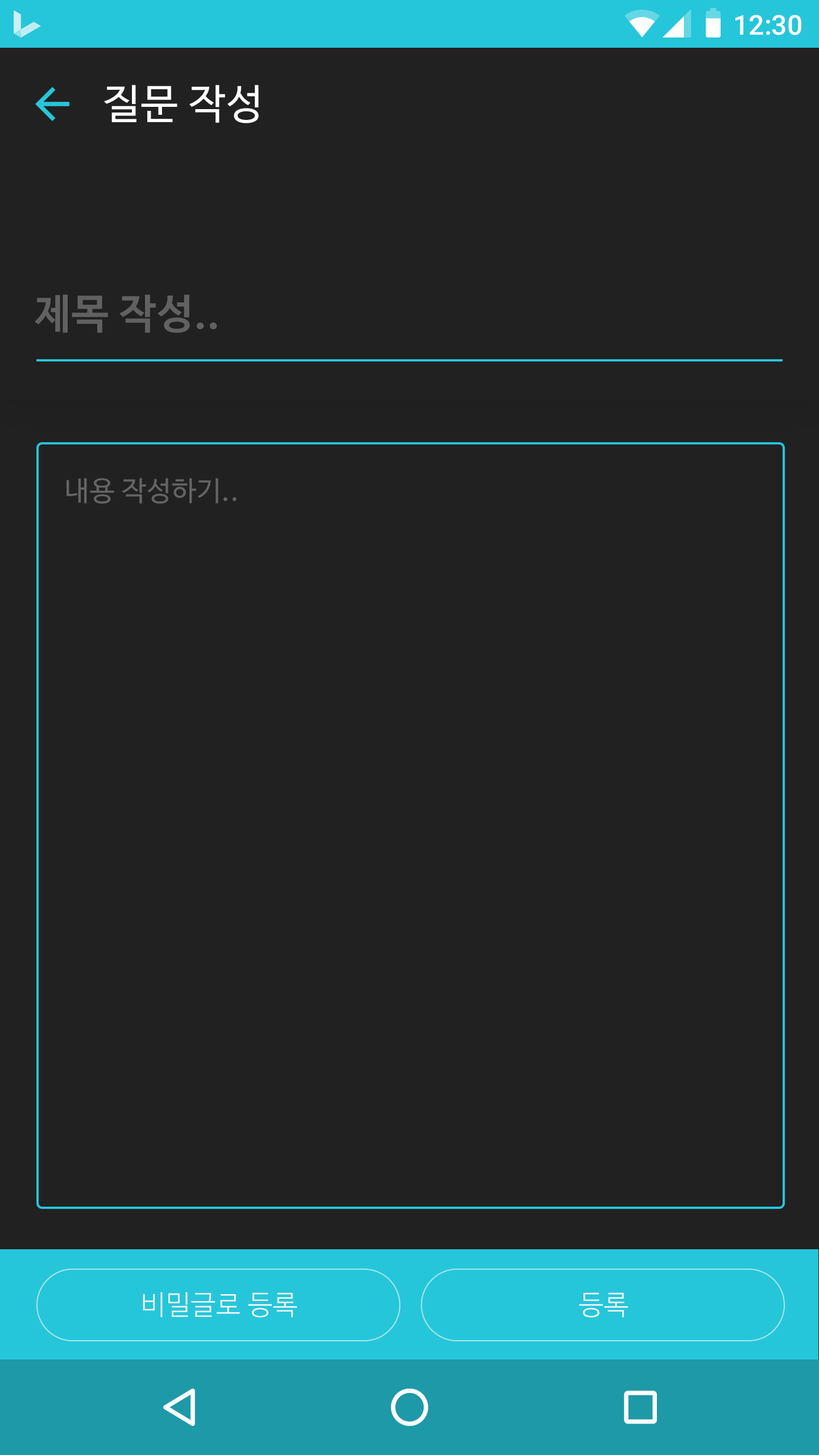
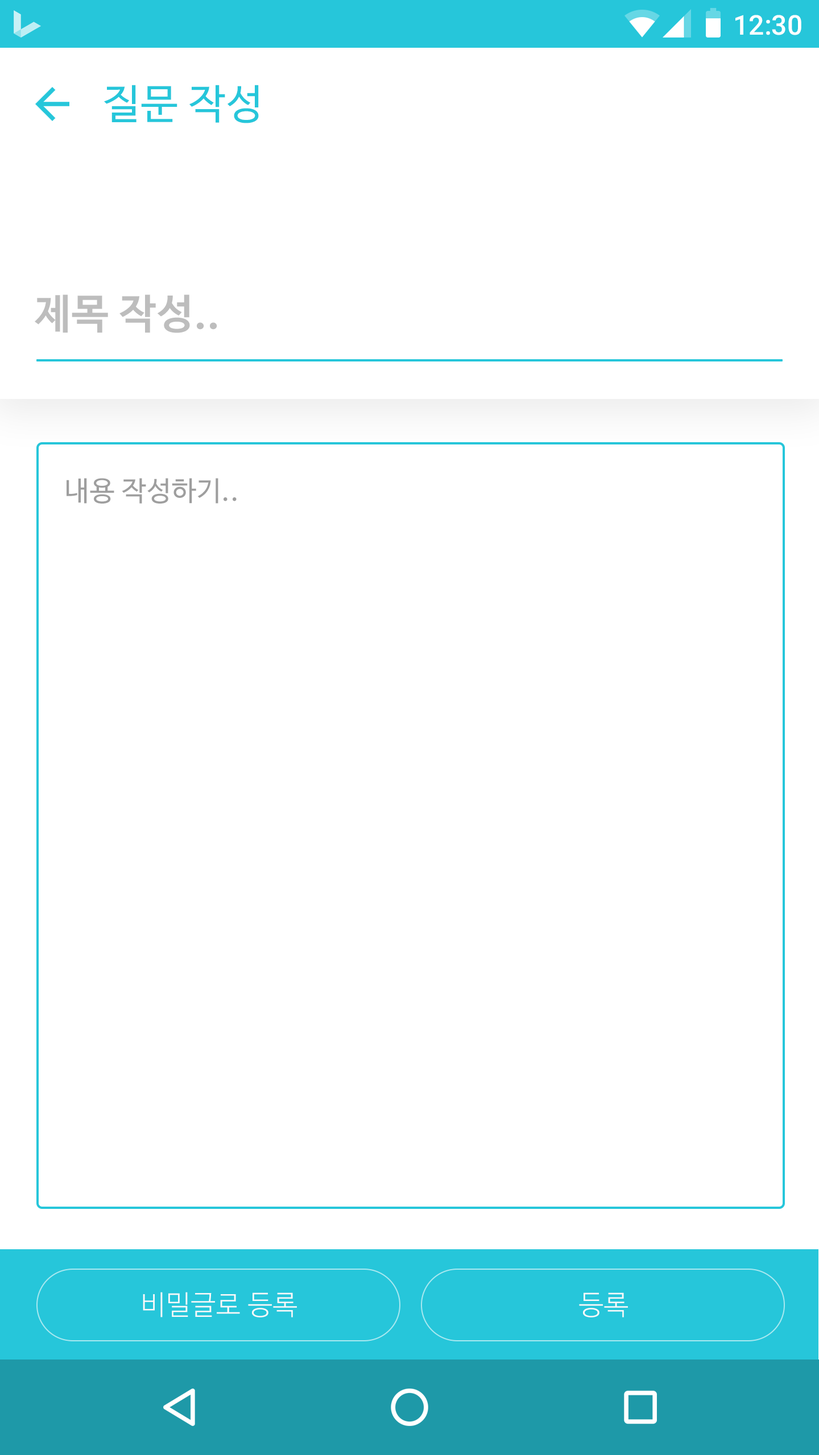
Revision of a layered 819 × 1455 image; what changed, layer by layer:
painted on "질문 작성" over 104, 84, 259, 124
painted on "Background" (2nd of 4, in "See Guel" › "Action Bar") over 0, 47, 819, 161
painted on "제목 작성.." over 34, 294, 218, 334
painted on "Background" (3rd of 4, in "See Guel" › "Action Bar Extanded") over 0, 160, 819, 400
painted on "Background" (4th of 4, in "See Guel") over 0, 47, 819, 1360
